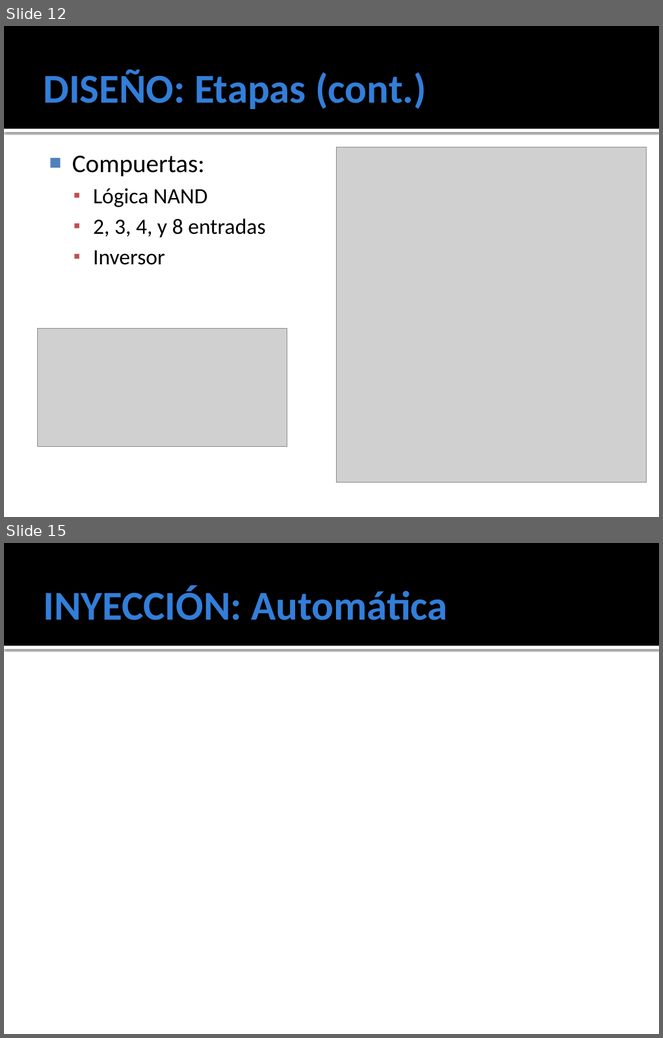
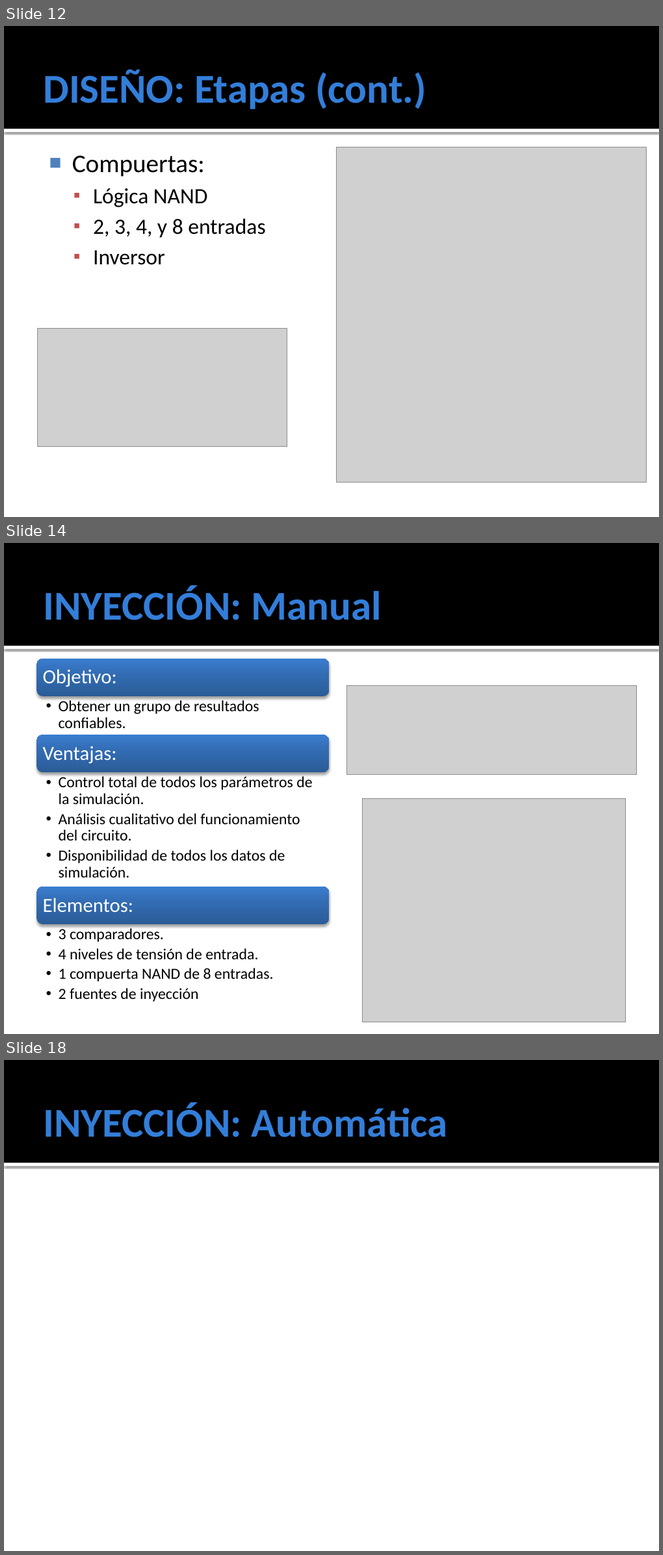
Before and after one commit to ginotkj/fiocs, a slide deck: Documentation/Documentacion/PRESENTACION_FACU.pptx. Shown one above the other, each under a label of ours: slides 12 and 15 before the commit, slides 12, 14 and 18 after it; the slides between them are not shown. The pictures are 663x1038 and 663x1555 pixels, drawn with LibreOffice and Linux fonts; fonts in the diff are those of the drawing; grey boxes stand for pictures. Boxes give left, top, right and bottom in pixels: in the first picture for what was removed or moved away, otherwise in the second. Text is boxed around its words. In the diff, an @@ line names an element or a change of style, - is before the commit and + after.

```diff
--- a/Documentation/Documentacion/PRESENTACION_FACU.pptx
+++ b/Documentation/Documentacion/PRESENTACION_FACU.pptx
@@ slide 14 added at [4, 543, 659, 1034], background #FFFFFF; not listed: 2 template elements that a slide beside it also shows @@
@@ title added at [43, 585, 381, 620], 45 pt, text #337ED9, bold @@
+INYECCIÓN: Manual
@@ picture added at [347, 686, 637, 775] @@
@@ picture added at [362, 799, 626, 1023] @@
@@ group added at [36, 659, 329, 1002]: 6 texts, 3 rounded rectangles @@
+Objetivo:
+  •• Obtener un grupo de resultados confiables.
+Ventajas:
+  •• Control total de todos los parámetros de la simulación.
+  •• Análisis cualitativo del funcionamiento del circuito.
+  •• Disponibilidad de todos los datos de simulación.
+Elementos:
+  •• 3 comparadores.
+  •• 4 niveles de tensión de entrada.
+  •• 1 compuerta NAND de 8 entradas.
+  •• 2 fuentes de inyección
@@ what was slide 15 is now slide 18 @@
```
Also in this commit, not shown: 3 slides changed, 3 other slides added, 1 slide removed.
